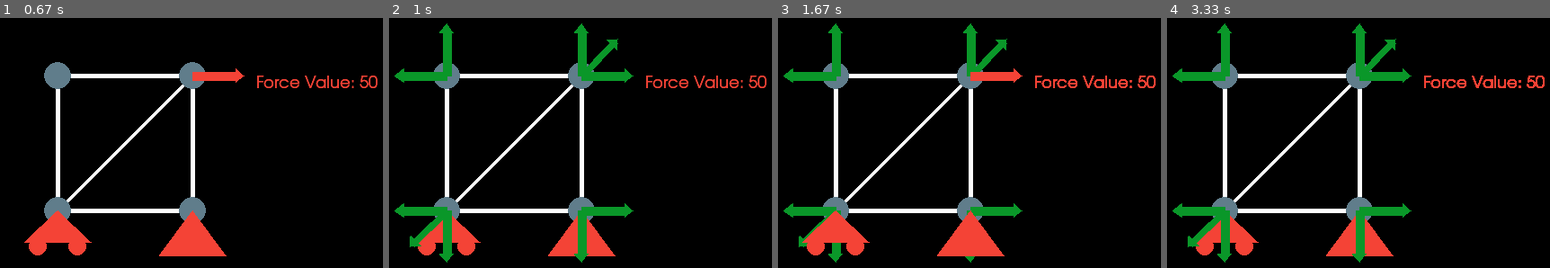
Above: before the commit, frames 1-4 (left to right).
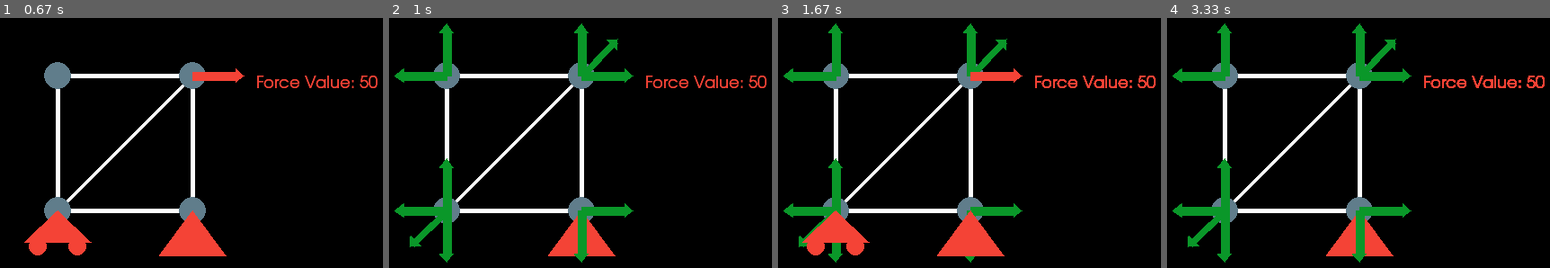
Above: after the commit, the same moments.

Repository: vinnnyr/Vinny-Truss-Solver
Game: pygame game, started from newMain.py
Two runs of this game, one before a commit and one after it. Both use one fixed random seed, a clock stepped at 60 frames per second and the inputs below. The source is Python 2; it was converted automatically to run under Python 3.
Inputs (mouse positions are in pixels of both pictures, inside the frame that each line leads up to):
- Up to frame 1 (0.67 s): hold A from 0.33 s (still down); move the mouse to (122, 198) at 0.37 s
- Up to frame 2 (1 s): release A at 0.87 s; hold S from 0.9 s (still down)
- Up to frame 3 (1.67 s): release S at 1.2 s; hold A 1.23-1.63 s
- Up to frame 4 (3.33 s): hold S 1.67-2.03 s; hold A 2.07-2.53 s; hold A 2.57-3.1 s; hold S from 3.13 s (still down)

Frame 1 is identical in both runs. In frame 2, 1.5% of the frame differs, in the area x 7-24%, y 56-95%; in frame 3, 0.5%; in frame 4, 1.5%.

Commit message:
Added 'resolution' of Roller Support

Diff:
--- a/newMain.py
+++ b/newMain.py
@@ -47,8 +47,8 @@
             if var.__class__.__name__ == 'list':
                 var = var[0]  # this condition happens when you trace over members
             nodeInInterest = var
-            forceCount= forceCount+1
-            id=forceCount
+            forceCount = forceCount + 1
+            id = forceCount
             nodeInInterest.addForce((nodeInInterest.x, nodeInInterest.y), type, id)
         else:
             print('something weird happened')  # This is where a force is not attached to a node
@@ -79,11 +79,11 @@
         self.forceMembPos((a + b, a), (a + b, a + b))
         self.printMembInfo()
         self.createForce((a, a + b), 'roller')
-        # self.printMembInfo()
+        self.printMembInfo()
         self.createForce((a + b, a + b), 'pin')
-        # self.printMembInfo()
+        self.printMembInfo()
         self.createForce((a + b, a), 'vec')
-        # self.printMembInfo()
+        self.printMembInfo()
 
     def getStartPos(self):
         list = []
@@ -113,18 +113,37 @@
             # self.structNodes = self.structNodes + m.nodeList  # This is inefiicient, creatign a whole new list everytime
 
     def get(self):
+        self.printInfo()
         global forceCount
         for m in self.membList:
-            node1 = m.nodeList[0]
+            node1 = m.nodeList[0]  # getting the two nodes of each member
             node2 = m.nodeList[1]
             unit1 = getUnit(node1.pos, node2.pos)
             (self.temp1, self.temp2) = unit1
             unit2 = (-self.temp1, -self.temp2)
             node1.forceList.append(memberForce(node1.pos, unit1, True, forceCount))
             node2.forceList.append(memberForce(node2.pos, unit2, False, forceCount))
-            forceCount+=1
-            # print('Unit 1:' + str(unit1))
-            # print('Unit 2:' + str(unit2))
+            forceCount += 1
+            for n in m.nodeList:
+                print("Number of Forces: " + str(len(n.forceList)))
+                #     for f in n.forceList:
+                #         if f.__class__.__name__ == 'Pin':
+                #             print("Pin support in this node")
+                #         elif f.__class__.__name__ == 'Roller':
+                #             print("Rolelr support in this node")
+                #         else:
+                #             print("No Pin or Roller")
+                # print('Unit 1:' + str(unit1))
+                # print('Unit 2:' + str(unit2))
+            for n in self.structNodes:
+                for f in n.forceList:
+                    #if f.__class__.__name__ == 'Pin':
+                        #print("Pin support in this node")
+                    if f.__class__.__name__ == 'Roller':
+                        f.resolve()
+                        #print("Rolelr support in this node")
+                    #else:
+                        #print("No Pin or Roller")
 
 
 class Member:
@@ -181,32 +200,32 @@
     def addForce(self, pos, type, id):
         # print(type)
         if type == 'pin':
-            self.forceList.append(PinSupport(pos))
+            self.forceList.append(Pin(pos))
         elif type == 'roller':
             self.forceList.append(Roller(pos))
         elif type == 'vec':
             self.forceList.append(VectorForce(pos, 50, 0, True))
-        obj=self.forceList[(len(self.forceList)-1)]
-        obj.id=id
+        obj = self.forceList[(len(self.forceList) - 1)]
+        obj.id = id
 
     def display(self):
         pygame.draw.circle(screen, self.color, self.pos, self.r)
         # screen.blit(self.label,self.pos)
         for f in self.forceList:
             f.display()
-            print(f.__class__.__name__)
-            print(f.id)
+            # print(f.__class__.__name__)
+            # print(f.id)
 
 
 # The following 3 classes are types of Forces
 
 # Can support x and y forces
-class PinSupport:
+class Pin:
     def __init__(self, pos):
         self.pos = pos
         (self.x, self.y) = self.pos
         self.color = red
-        self.id=0
+        self.id = 0
 
     def display(self):
         self.p1 = self.pos
@@ -221,17 +240,29 @@
         self.pos = pos
         (self.x, self.y) = self.pos
         self.color = red
-        self.id=0
-
-    def display(self):
+        self.id = 0
+        # Display Cosntants
         self.p1 = self.pos
         self.p2 = (self.x - 37, self.y + 35)
         self.p3 = (self.x + 37, self.y + 35)
         self.p4 = (self.x + 22, self.y + 40)
         self.p5 = (self.x - 22, self.y + 40)
-        pygame.draw.polygon(screen, self.color, (self.p1, self.p2, self.p3), 0)
-        pygame.draw.circle(screen, self.color, self.p4, 10, 0)
-        pygame.draw.circle(screen, self.color, self.p5, 10, 0)
+
+        self.resolved = False
+
+    def resolve(self):
+        self.myVec = VectorForce(self.pos, 50, 90, False)
+        self.myVec.myArrow.color = green
+        self.myVec.value = '?'
+        self.resolved = True
+
+    def display(self):
+        if not self.resolved:
+            pygame.draw.polygon(screen, self.color, (self.p1, self.p2, self.p3), 0)
+            pygame.draw.circle(screen, self.color, self.p4, 10, 0)
+            pygame.draw.circle(screen, self.color, self.p5, 10, 0)
+        else:
+            self.myVec.display()
 
 
 # A vector force defined by value and angle from horz X axis
@@ -246,7 +277,7 @@
         self.y2 = self.y + (self.value * math.sin(self.theta))
         self.myArrow = Arrow(self.color, self.value, self.theta, self.pos, (self.x2, self.y2))
         self.displayLabel = label
-        self.id=0
+        self.id = 0
 
     def display(self):
         self.myArrow.display()
@@ -258,6 +289,7 @@
 class memberForce:
     def __init__(self, pos, unit, flip, id):
         (self.u1, self.u2) = unit
+        self.type = 'member'
         if self.u1 == 0:
             if self.u2 > 0:
                 self.theta = 90
@@ -269,7 +301,7 @@
                 self.theta = self.theta - 180
             else:
                 self.theta = self.theta
-        self.id=id
+        self.id = id
         self.myVec = VectorForce(pos, 50, self.theta, False)
         self.myVec.myArrow.color = green
         self.myVec.value = '?'
@@ -346,7 +378,7 @@
 done = False
 mode = 0
 
-forceCount=0
+forceCount = 0
 
 while not done:
     # Main Program:
